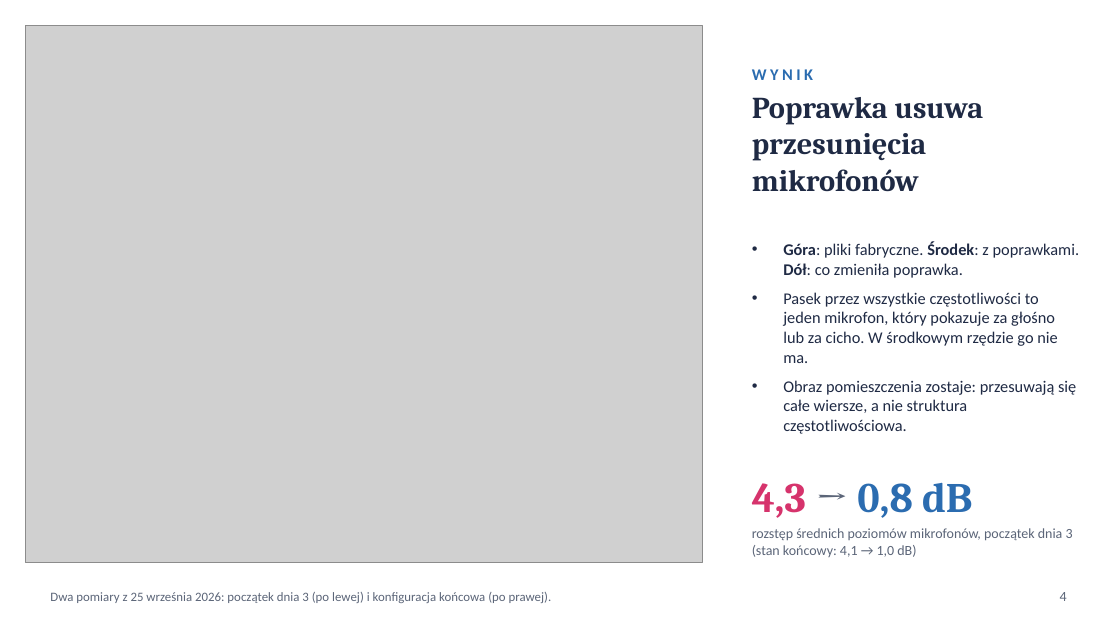
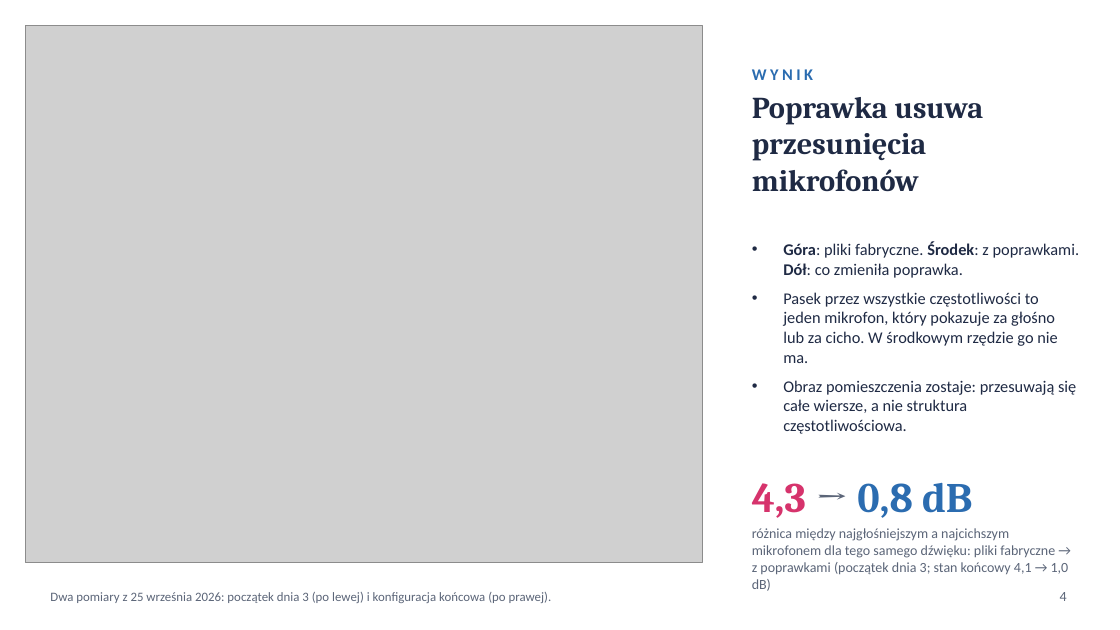
Before and after one commit to asdfgh0318/SoundVisualizer, a slide deck: slide 4 of docs/analysis/chamber-final-2026-10-01/slides/chamber-slides-pl.pptx. Drawn at 1120x630 pixels with LibreOffice and Linux fonts; fonts in the diff are those of the drawing; grey boxes stand for pictures. Boxes give left, top, right and bottom in pixels: in the first picture for what was removed or moved away, otherwise in the second. Text is boxed around its words. In the diff, an @@ line names an element or a change of style, - is before the commit and + after.

```diff
--- a/docs/analysis/chamber-final-2026-10-01/slides/chamber-slides-pl.pptx
+++ b/docs/analysis/chamber-final-2026-10-01/slides/chamber-slides-pl.pptx
@@ text at (752, 528, 1069, 575): text changed @@
-rozstęp średnich poziomów mikrofonów, początek dnia 3 (stan końcowy: 4,1 → 1,0 dB)
+różnica między najgłośniejszym a najcichszym mikrofonem dla tego samego dźwięku: pliki fabryczne → z poprawkami (początek dnia 3; stan końcowy 4,1 → 1,0 dB)
```
Also in this commit, not shown: 4 other files.
